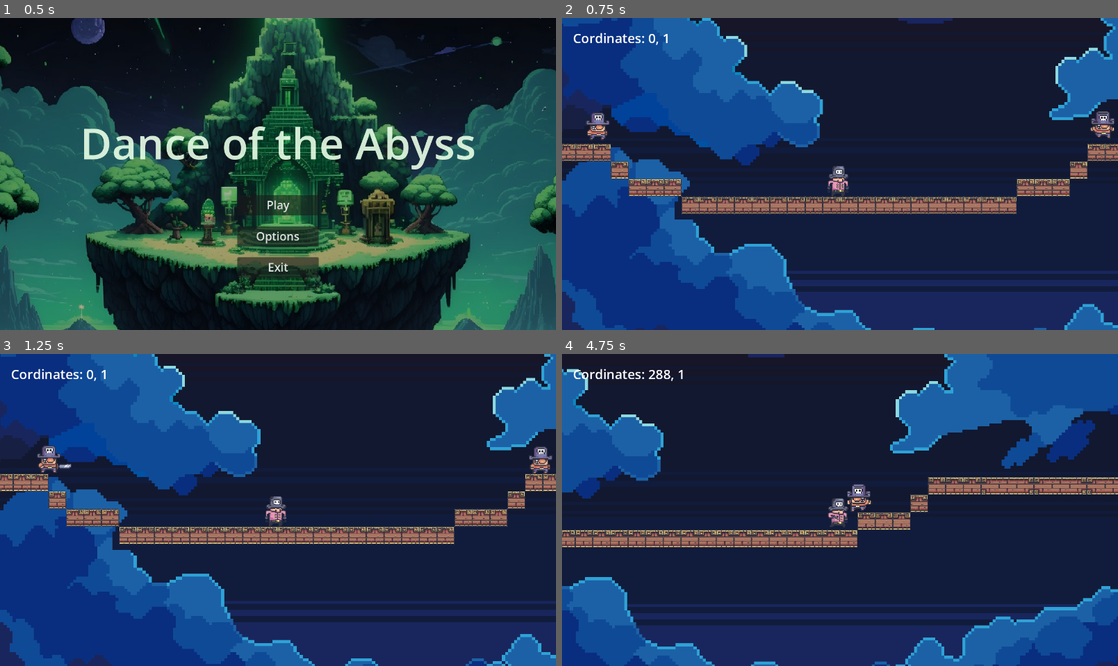
Above: before the commit, frames 1-4 (two rows, left to right).
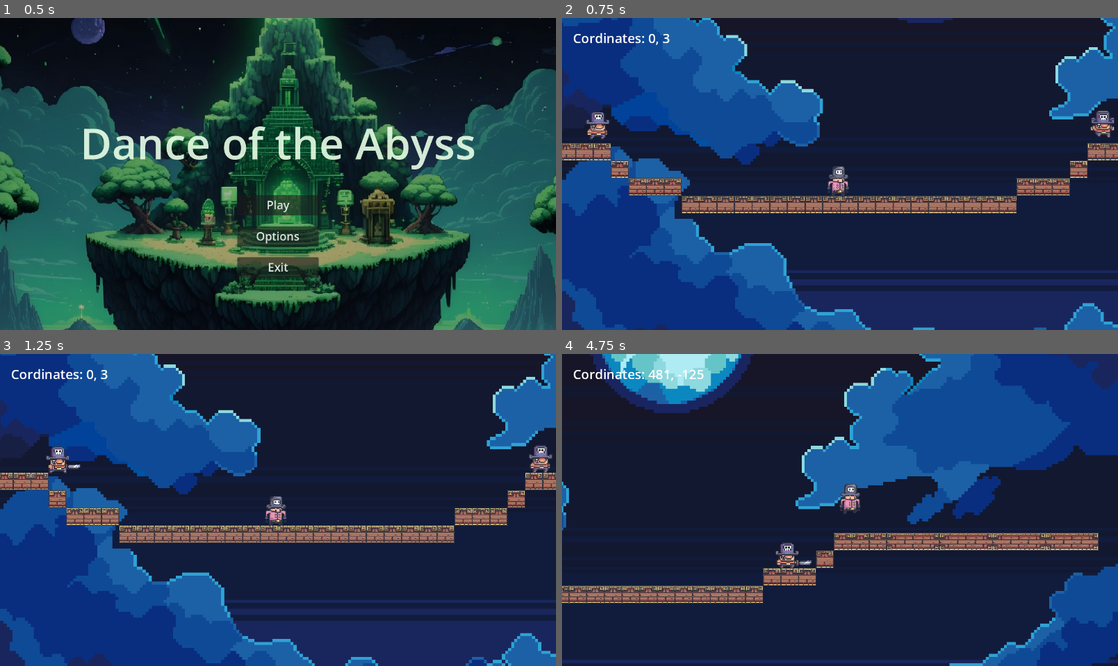
Above: after the commit, the same moments.

Repository: Mykhail024/DanceOfTheAbyss
Game: Godot game, scene res://src/MainMenu/main_menu.tscn
The game is run twice, just before and just after one commit, with the same random seed, the same clock (stepped at 60 frames per second) and the same inputs.
Inputs (mouse positions are in pixels of both pictures, inside the frame that each line leads up to):
- Up to frame 1 (0.5 s): no input
- Up to frame 2 (0.75 s): click "Play" at 0.5 s
- Up to frame 3 (1.25 s): no input
- Up to frame 4 (4.75 s): tap Enter (ui_accept) at 1.25, 1.52, 2.27, 3.77, 4.52 s; move the mouse to (962, 494) at 1.27 s; hold Right (ui_right) 1.28-2.78 s; move the mouse to (728, 525) at 2.02 s; move the mouse to (895, 441) at 2.77 s; hold Left (ui_left) 2.78-3.53 s; move the mouse to (812, 572) at 3.52 s; hold Right (ui_right) from 3.53 s (still down); move the mouse to (1006, 556) at 4.27 s

Frame 1 is identical in both runs. In frame 2, 5.2% of the frame differs, in the area x 0-100%, y 0-100%; in frame 3, 6.7%; in frame 4, 49%.

Commit message:
Added start logo and fixed animation

Diff:
--- a/project.godot
+++ b/project.godot
@@ -13,7 +13,10 @@
 config/name="Dance of the Abyss"
 run/main_scene="res://src/MainMenu/main_menu.tscn"
 config/features=PackedStringArray("4.2", "GL Compatibility")
+boot_splash/image="res://Logo.png"
+boot_splash/fullsize=false
 config/icon="res://icon.svg"
+boot_splash/minimum_display_time=1500
 
 [display]
 
@@ -32,6 +35,17 @@
 
 locale/locale_filter_mode=0
 
+[layer_names]
+
+2d_physics/layer_1="World"
+2d_physics/layer_2="Player"
+2d_physics/layer_3="Enemies"
+2d_physics/layer_4="Items"
+
+[physics]
+
+2d/run_on_separate_thread=true
+
 [rendering]
 
 textures/canvas_textures/default_texture_filter=0
--- a/src/Enemies/captain_clown.gd
+++ b/src/Enemies/captain_clown.gd
@@ -1,12 +1,16 @@
 extends CharacterBody2D
+class_name CaptainClown
 
 const SPEED = 100.0
-const JUMP_VELOCITY = -280.0
+const JUMP_VELOCITY = -250.0
 
 var gravity = ProjectSettings.get_setting("physics/2d/default_gravity")
 
-var chase : bool = false
+var player_detected : bool = false
+var player_in_attack_area : bool = false
 var player : CharacterBody2D
+
+var attacks = ["Attack_1", "Attack_2", "Attack_3"]
 
 @onready var animSprite : AnimatedSprite2D = $AnimatedSprite2D
 @onready var animPlayer : AnimationPlayer = $AnimationPlayer
@@ -15,6 +19,7 @@
 	set_floor_block_on_wall_enabled(false)
 	set_slide_on_ceiling_enabled(false)
 	player = get_node("../../PlayerNode/Player")
+
 
 func get_player_direction():
 	return (player.position - self.position).normalized()
@@ -29,15 +34,17 @@
 	if not is_on_floor():
 		velocity.y += gravity * delta
 
-	if chase:
+	if player_in_attack_area:
+		velocity.x = 0
+		if(!animPlayer.is_playing() || animPlayer.current_animation == "Idle"):
+			animPlayer.play(attacks.pick_random())
+	elif player_detected:
 		if velocity.y > 0:
 			animPlayer.play("Fall_sword")
-
 		var direction = get_player_direction()
 
 		flip_to_player_direction(direction)
-		if (!animPlayer.is_playing()):
-			animPlayer.play("Run_sword")
+		animPlayer.play("Run_sword")
 
 		if(is_on_wall() and is_on_floor()):
 			velocity.y = JUMP_VELOCITY
@@ -45,30 +52,29 @@
 		velocity.x = direction.x * SPEED
 	else:
 		velocity.x = 0
-		if(!animPlayer.is_playing()):
-			animPlayer.play("Idle")
 		if velocity.y > 0:
 			animPlayer.play("Fall")
+		else:
+			if(!animPlayer.is_playing()):
+				animPlayer.play("Idle")
 	move_and_slide()
 
 func _on_player_detection_body_entered(body):
 	if (body.name == "Player"):
-		flip_to_player_direction(get_player_direction())
 		animPlayer.play("Sword_unsheathing")
 		await animPlayer.animation_finished
-		chase = true
+		player_detected = true
 
 func _on_player_detection_body_exited(body):
 	if (body.name == "Player"):
-		chase = false
+		player_detected = false
 		animPlayer.play("Sword_sheathing")
 
 func _on_attack_detection_body_entered(body):
 	if (body.name == "Player"):
-		chase = false
-		animPlayer.play("Attack")
+		player_in_attack_area = true
+		animPlayer.stop()
 
 func _on_attack_detection_body_exited(body):
 	if (body.name == "Player"):
-		chase = true
-		animPlayer.play("Run_sword")
+		player_in_attack_area = false
--- a/src/Enemies/captain_clown.tscn
+++ b/src/Enemies/captain_clown.tscn
@@ -50,56 +50,188 @@
 [ext_resource type="AudioStream" uid="uid://dvy23ubpexwas" path="res://sounds/captain_clown/sword_attack.mp3" id="48_btams"]
 
 [sub_resource type="Animation" id="Animation_kstro"]
-resource_name = "Attack"
-length = 0.5
-loop_mode = 1
-tracks/0/type = "value"
-tracks/0/imported = false
-tracks/0/enabled = true
-tracks/0/path = NodePath("AnimatedSprite2D:animation")
-tracks/0/interp = 1
-tracks/0/loop_wrap = true
-tracks/0/keys = {
-"times": PackedFloat32Array(0),
-"transitions": PackedFloat32Array(1),
-"update": 1,
-"values": [&"Attack_3"]
-}
-tracks/1/type = "value"
-tracks/1/imported = false
-tracks/1/enabled = true
-tracks/1/path = NodePath("AnimatedSprite2D:frame")
-tracks/1/interp = 1
-tracks/1/loop_wrap = true
-tracks/1/keys = {
-"times": PackedFloat32Array(0, 0.1, 0.2),
-"transitions": PackedFloat32Array(1, 1, 1),
-"update": 1,
-"values": [0, 1, 2]
+resource_name = "Attack_1"
+length = 0.4
+tracks/0/type = "value"
+tracks/0/imported = false
+tracks/0/enabled = true
+tracks/0/path = NodePath("AnimatedSprite2D:animation")
+tracks/0/interp = 1
+tracks/0/loop_wrap = true
+tracks/0/keys = {
+"times": PackedFloat32Array(0),
+"transitions": PackedFloat32Array(1),
+"update": 1,
+"values": [&"Attack_1"]
+}
+tracks/1/type = "value"
+tracks/1/imported = false
+tracks/1/enabled = true
+tracks/1/path = NodePath("Sounds/Effects:stream")
+tracks/1/interp = 1
+tracks/1/loop_wrap = true
+tracks/1/keys = {
+"times": PackedFloat32Array(0),
+"transitions": PackedFloat32Array(1),
+"update": 1,
+"values": [ExtResource("48_btams")]
 }
 tracks/2/type = "value"
 tracks/2/imported = false
 tracks/2/enabled = true
-tracks/2/path = NodePath("AudioStreamPlayer2D:stream")
+tracks/2/path = NodePath("Sounds/Effects:playing")
 tracks/2/interp = 1
 tracks/2/loop_wrap = true
 tracks/2/keys = {
 "times": PackedFloat32Array(0),
 "transitions": PackedFloat32Array(1),
 "update": 1,
-"values": [ExtResource("48_btams")]
+"values": [true]
 }
 tracks/3/type = "value"
 tracks/3/imported = false
 tracks/3/enabled = true
-tracks/3/path = NodePath("AudioStreamPlayer2D:playing")
+tracks/3/path = NodePath("AnimatedSprite2D:frame")
 tracks/3/interp = 1
 tracks/3/loop_wrap = true
 tracks/3/keys = {
+"times": PackedFloat32Array(0, 0.1, 0.2),
+"transitions": PackedFloat32Array(1, 1, 1),
+"update": 1,
+"values": [0, 1, 2]
+}
+
+[sub_resource type="Animation" id="Animation_xdrkh"]
+resource_name = "Attack_2"
+length = 0.4
+tracks/0/type = "value"
+tracks/0/imported = false
+tracks/0/enabled = true
+tracks/0/path = NodePath("AnimatedSprite2D:animation")
+tracks/0/interp = 1
+tracks/0/loop_wrap = true
+tracks/0/keys = {
+"times": PackedFloat32Array(0),
+"transitions": PackedFloat32Array(1),
+"update": 1,
+"values": [&"Attack_2"]
+}
+tracks/1/type = "value"
+tracks/1/imported = false
+tracks/1/enabled = true
+tracks/1/path = NodePath("Sounds/Effects:stream")
+tracks/1/interp = 1
+tracks/1/loop_wrap = true
+tracks/1/keys = {
+"times": PackedFloat32Array(0),
+"transitions": PackedFloat32Array(1),
+"update": 1,
+"values": [ExtResource("48_btams")]
+}
+tracks/2/type = "value"
+tracks/2/imported = false
+tracks/2/enabled = true
+tracks/2/path = NodePath("Sounds/Effects:playing")
+tracks/2/interp = 1
+tracks/2/loop_wrap = true
+tracks/2/keys = {
 "times": PackedFloat32Array(0),
 "transitions": PackedFloat32Array(1),
 "update": 1,
 "values": [true]
+}
+tracks/3/type = "value"
+tracks/3/imported = false
+tracks/3/enabled = true
+tracks/3/path = NodePath("AnimatedSprite2D:frame")
+tracks/3/interp = 1
+tracks/3/loop_wrap = true
+tracks/3/keys = {
+"times": PackedFloat32Array(0, 0.1, 0.2),
+"transitions": PackedFloat32Array(1, 1, 1),
+"update": 1,
+"values": [0, 1, 2]
+}
+
+[sub_resource type="Animation" id="Animation_n5aic"]
+resource_name = "Attack_3"
+length = 0.4
+tracks/0/type = "value"
+tracks/0/imported = false
+tracks/0/enabled = true
+tracks/0/path = NodePath("AnimatedSprite2D:animation")
+tracks/0/interp = 1
+tracks/0/loop_wrap = true
+tracks/0/keys = {
+"times": PackedFloat32Array(0),
+"transitions": PackedFloat32Array(1),
+"update": 1,
+"values": [&"Attack_3"]
+}
+tracks/1/type = "value"
+tracks/1/imported = false
+tracks/1/enabled = true
+tracks/1/path = NodePath("AnimatedSprite2D:frame")
+tracks/1/interp = 1
+tracks/1/loop_wrap = true
+tracks/1/keys = {
+"times": PackedFloat32Array(0, 0.1, 0.2),
+"transitions": PackedFloat32Array(1, 1, 1),
+"update": 1,
+"values": [0, 1, 2]
+}
+tracks/2/type = "value"
+tracks/2/imported = false
+tracks/2/enabled = true
+tracks/2/path = NodePath("Sounds/Effects:stream")
+tracks/2/interp = 1
+tracks/2/loop_wrap = true
+tracks/2/keys = {
+"times": PackedFloat32Array(0),
+"transitions": PackedFloat32Array(1),
+"update": 1,
+"values": [ExtResource("48_btams")]
+}
+tracks/3/type = "value"
+tracks/3/imported = false
+tracks/3/enabled = true
+tracks/3/path = NodePath("Sounds/Effects:playing")
+tracks/3/interp = 1
+tracks/3/loop_wrap = true
+tracks/3/keys = {
+"times": PackedFloat32Array(0),
+"transitions": PackedFloat32Array(1),
+"update": 1,
+"values": [true]
+}
+
+[sub_resource type="Animation" id="Animation_6m4dw"]
+resource_name = "Fall"
+length = 0.2
+step = 0.2
+tracks/0/type = "value"
+tracks/0/imported = false
+tracks/0/enabled = true
+tracks/0/path = NodePath("AnimatedSprite2D:animation")
+tracks/0/interp = 1
+tracks/0/loop_wrap = true
+tracks/0/keys = {
+"times": PackedFloat32Array(0.120339),
+"transitions": PackedFloat32Array(1),
+"update": 1,
+"values": [&"Fall"]
+}
+tracks/1/type = "value"
+tracks/1/imported = false
+tracks/1/enabled = true
+tracks/1/path = NodePath("AnimatedSprite2D:frame")
+tracks/1/interp = 1
+tracks/1/loop_wrap = true
+tracks/1/keys = {
+"times": PackedFloat32Array(0.120339),
+"transitions": PackedFloat32Array(1),
+"update": 1,
+"values": [0]
 }
 
 [sub_resource type="Animation" id="Animation_y5s3c"]
@@ -189,92 +321,12 @@
 "values": [0, 1, 2]
 }
 
-[sub_resource type="Animation" id="Animation_g6xl8"]
-resource_name = "Player_detected"
-length = 0.3895
-tracks/0/type = "value"
-tracks/0/imported = false
-tracks/0/enabled = true
-tracks/0/path = NodePath("AudioStreamPlayer2D:stream")
-tracks/0/interp = 1
-tracks/0/loop_wrap = true
-tracks/0/keys = {
-"times": PackedFloat32Array(0),
-"transitions": PackedFloat32Array(1),
-"update": 1,
-"values": [ExtResource("44_1a14u")]
-}
-tracks/1/type = "value"
-tracks/1/imported = false
-tracks/1/enabled = true
-tracks/1/path = NodePath("AudioStreamPlayer2D:playing")
-tracks/1/interp = 1
-tracks/1/loop_wrap = true
-tracks/1/keys = {
-"times": PackedFloat32Array(0),
-"transitions": PackedFloat32Array(1),
-"update": 1,
-"values": [true]
-}
-tracks/2/type = "value"
-tracks/2/imported = false
-tracks/2/enabled = true
-tracks/2/path = NodePath("AudioStreamPlayer2D:pitch_scale")
-tracks/2/interp = 1
-tracks/2/loop_wrap = true
-tracks/2/keys = {
-"times": PackedFloat32Array(-0.000879824),
-"transitions": PackedFloat32Array(1),
-"update": 0,
-"values": [0.8]
-}
-
-[sub_resource type="Animation" id="Animation_7kqvo"]
-resource_name = "Player_fled"
-length = 0.467
-tracks/0/type = "value"
-tracks/0/imported = false
-tracks/0/enabled = true
-tracks/0/path = NodePath("AudioStreamPlayer2D:stream")
-tracks/0/interp = 1
-tracks/0/loop_wrap = true
-tracks/0/keys = {
-"times": PackedFloat32Array(0),
-"transitions": PackedFloat32Array(1),
-"update": 1,
-"values": [ExtResource("45_wmjt2")]
-}
-tracks/1/type = "value"
-tracks/1/imported = false
-tracks/1/enabled = true
-tracks/1/path = NodePath("AudioStreamPlayer2D:playing")
-tracks/1/interp = 1
-tracks/1/loop_wrap = true
-tracks/1/keys = {
-"times": PackedFloat32Array(0),
-"transitions": PackedFloat32Array(1),
-"update": 1,
-"values": [true]
-}
-tracks/2/type = "value"
-tracks/2/imported = false
-tracks/2/enabled = true
-tracks/2/path = NodePath("AudioStreamPlayer2D:pitch_scale")
-tracks/2/interp = 1
-tracks/2/loop_wrap = true
-tracks/2/keys = {
-"times": PackedFloat32Array(-0.000879824),
-"transitions": PackedFloat32Array(1),
-"update": 0,
-"values": [0.8]
-}
-
 [sub_resource type="Animation" id="Animation_yogsk"]
 length = 0.001
 tracks/0/type = "value"
 tracks/0/imported = false
 tracks/0/enabled = true
-tracks/0/path = NodePath("AudioStreamPlayer2D:pitch_scale")
+tracks/0/path = NodePath("Sounds/Effects:pitch_scale")
 tracks/0/interp = 1
 tracks/0/loop_wrap = true
 tracks/0/keys = {
@@ -286,7 +338,7 @@
 tracks/1/type = "value"
 tracks/1/imported = false
 tracks/1/enabled = true
-tracks/1/path = NodePath("AudioStreamPlayer2D:stream")
+tracks/1/path = NodePath("Sounds/Effects:stream")
 tracks/1/interp = 1
 tracks/1/loop_wrap = true
 tracks/1/keys = {
@@ -323,7 +375,6 @@
 [sub_resource type="Animation" id="Animation_cvcy4"]
 resource_name = "Run_sword"
 length = 1.188
-loop_mode = 1
 step = 0.2
 tracks/0/type = "value"
 tracks/0/imported = false
@@ -369,7 +420,7 @@
 tracks/1/type = "value"
 tracks/1/imported = false
 tracks/1/enabled = true
-tracks/1/path = NodePath("AudioStreamPlayer2D:stream")
+tracks/1/path = NodePath("Sounds/Effects:stream")
 tracks/1/interp = 1
 tracks/1/loop_wrap = true
 tracks/1/keys = {
@@ -381,11 +432,11 @@
 tracks/2/type = "value"
 tracks/2/imported = false
 tracks/2/enabled = true
-tracks/2/path = NodePath("AudioStreamPlayer2D:playing")
+tracks/2/path = NodePath("Sounds/Effects:playing")
 tracks/2/interp = 1
 tracks/2/loop_wrap = true
 tracks/2/keys = {
-"times": PackedFloat32Array(0.1),
+"times": PackedFloat32Array(0.247988),
 "transitions": PackedFloat32Array(1),
 "update": 1,
 "values": [true]
@@ -405,7 +456,7 @@
 tracks/4/type = "value"
 tracks/4/imported = false
 tracks/4/enabled = true
-tracks/4/path = NodePath("AudioStreamPlayer2D:pitch_scale")
+tracks/4/path = NodePath("Sounds/Effects:pitch_scale")
 tracks/4/interp = 1
 tracks/4/loop_wrap = true
 tracks/4/keys = {
@@ -414,10 +465,46 @@
 "update": 0,
 "values": [0.65]
 }
+tracks/5/type = "value"
+tracks/5/imported = false
+tracks/5/enabled = true
+tracks/5/path = NodePath("Sounds/Voice:stream")
+tracks/5/interp = 1
+tracks/5/loop_wrap = true
+tracks/5/keys = {
+"times": PackedFloat32Array(-0.00217629),
+"transitions": PackedFloat32Array(1),
+"update": 1,
+"values": [ExtResource("45_wmjt2")]
+}
+tracks/6/type = "value"
+tracks/6/imported = false
+tracks/6/enabled = true
+tracks/6/path = NodePath("Sounds/Voice:playing")
+tracks/6/interp = 1
+tracks/6/loop_wrap = true
+tracks/6/keys = {
+"times": PackedFloat32Array(0),
+"transitions": PackedFloat32Array(1),
+"update": 1,
+"values": [true]
+}
+tracks/7/type = "value"
+tracks/7/imported = false
+tracks/7/enabled = true
+tracks/7/path = NodePath("Sounds/Voice:pitch_scale")
+tracks/7/interp = 1
+tracks/7/loop_wrap = true
+tracks/7/keys = {
+"times": PackedFloat32Array(0),
+"transitions": PackedFloat32Array(1),
+"update": 0,
+"values": [0.8]
+}
 
 [sub_resource type="Animation" id="Animation_5jn3l"]
 resource_name = "Sword_unsheathing"
-length = 0.7
+length = 0.6
 step = 0.2
 tracks/0/type = "value"
 tracks/0/imported = false
@@ -434,7 +521,7 @@
 tracks/1/type = "value"
 tracks/1/imported = false
 tracks/1/enabled = true
-tracks/1/path = NodePath("AudioStreamPlayer2D:stream")
+tracks/1/path = NodePath("Sounds/Effects:stream")
 tracks/1/interp = 1
 tracks/1/loop_wrap = true
 tracks/1/keys = {
@@ -446,11 +533,11 @@
 tracks/2/type = "value"
 tracks/2/imported = false
 tracks/2/enabled = true
-tracks/2/path = NodePath("AudioStreamPlayer2D:playing")
+tracks/2/path = NodePath("Sounds/Effects:playing")
 tracks/2/interp = 1
 tracks/2/loop_wrap = true
 tracks/2/keys = {
-"times": PackedFloat32Array(0.25),
+"times": PackedFloat32Array(0.365343),
 "transitions": PackedFloat32Array(1),
 "update": 1,
 "values": [true]
@@ -470,7 +557,7 @@
 tracks/4/type = "value"
 tracks/4/imported = false
 tracks/4/enabled = true
-tracks/4/path = NodePath("AudioStreamPlayer2D:pitch_scale")
+tracks/4/path = NodePath("Sounds/Effects:pitch_scale")
 tracks/4/interp = 1
 tracks/4/loop_wrap = true
 tracks/4/keys = {
@@ -479,45 +566,52 @@
 "update": 0,
 "values": [0.65]
 }
-
-[sub_resource type="Animation" id="Animation_6m4dw"]
-resource_name = "Fall"
-length = 0.2
-step = 0.2
-tracks/0/type = "value"
-tracks/0/imported = false
-tracks/0/enabled = true
-tracks/0/path = NodePath("AnimatedSprite2D:animation")
-tracks/0/interp = 1
-tracks/0/loop_wrap = true
-tracks/0/keys = {
-"times": PackedFloat32Array(0.120339),
-"transitions": PackedFloat32Array(1),
-"update": 1,
-"values": [&"Fall"]
-}
-tracks/1/type = "value"
-tracks/1/imported = false
-tracks/1/enabled = true
-tracks/1/path = NodePath("AnimatedSprite2D:frame")
-tracks/1/interp = 1
-tracks/1/loop_wrap = true
-tracks/1/keys = {
-"times": PackedFloat32Array(0.120339),
-"transitions": PackedFloat32Array(1),
-"update": 1,
-"values": [0]
+tracks/5/type = "value"
+tracks/5/imported = false
+tracks/5/enabled = true
+tracks/5/path = NodePath("Sounds/Voice:stream")
+tracks/5/interp = 1
+tracks/5/loop_wrap = true
+tracks/5/keys = {
+"times": PackedFloat32Array(-0.00217629),
+"transitions": PackedFloat32Array(1),
+"update": 1,
+"values": [ExtResource("44_1a14u")]
+}
+tracks/6/type = "value"
+tracks/6/imported = false
+tracks/6/enabled = true
+tracks/6/path = NodePath("Sounds/Voice:playing")
+tracks/6/interp = 1
+tracks/6/loop_wrap = true
+tracks/6/keys = {
+"times": PackedFloat32Array(-1.86265e-09),
+"transitions": PackedFloat32Array(1),
+"update": 1,
+"values": [true]
+}
+tracks/7/type = "value"
+tracks/7/imported = false
+tracks/7/enabled = true
+tracks/7/path = NodePath("Sounds/Voice:pitch_scale")
+tracks/7/interp = 1
+tracks/7/loop_wrap = true
+tracks/7/keys = {
+"times": PackedFloat32Array(0),
+"transitions": PackedFloat32Array(1),
+"update": 0,
+"values": [0.8]
 }
 
 [sub_resource type="AnimationLibrary" id="AnimationLibrary_h8d10"]
 _data = {
-"Attack": SubResource("Animation_kstro"),
+"Attack_1": SubResource("Animation_kstro"),
+"Attack_2": SubResource("Animation_xdrkh"),
+"Attack_3": SubResource("Animation_n5aic"),
 "Fall": SubResource("Animation_6m4dw"),
 "Fall_sword": SubResource("Animation_y5s3c"),
 "Idle": SubResource("Animation_x3xie"),
 "Jump_sword": SubResource("Animation_8ee4a"),
-"Player_detected": SubResource("Animation_g6xl8"),
-"Player_fled": SubResource("Animation_7kqvo"),
 "RESET": SubResource("Animation_yogsk"),
 "Run_sword": SubResource("Animation_cvcy4"),
 "Sword_sheathing": SubResource("Animation_u22ao"),
@@ -536,7 +630,7 @@
 "duration": 1.0,
 "texture": ExtResource("4_ydqu5")
 }],
-"loop": true,
+"loop": false,
 "name": &"Attack_1",
 "speed": 6.0
 }, {
@@ -550,7 +644,7 @@
 "duration": 1.0,
 "texture": ExtResource("7_6oflf")
 }],
-"loop": true,
+"loop": false,
 "name": &"Attack_2",
 "speed": 6.0
 }, {
@@ -564,7 +658,7 @@
 "duration": 1.0,
 "texture": ExtResource("10_ffahj")
 }],
-"loop": true,
+"loop": false,
 "name": &"Attack_3",
 "speed": 6.0
 }, {
@@ -572,7 +666,7 @@
 "duration": 1.0,
 "texture": ExtResource("11_g47hf")
 }],
-"loop": true,
+"loop": false,
 "name": &"Fall",
 "speed": 5.0
 }, {
@@ -580,7 +674,7 @@
 "duration": 1.0,
 "texture": ExtResource("12_057sx")
 }],
-"loop": true,
+"loop": false,
 "name": &"Fall_sword",
 "speed": 5.0
 }, {
@@ -600,7 +694,7 @@
 "duration": 1.0,
 "texture": ExtResource("17_v3n68")
 }],
-"loop": true,
+"loop": false,
 "name": &"Idle",
 "speed": 3.0
 }, {
@@ -620,7 +714,7 @@
 "duration": 1.0,
 "texture": ExtResource("22_jw42h")
 }],
-"loop": true,
+"loop": false,
 "name": &"Idle_sword",
 "speed": 5.0
 }, {
@@ -671,7 +765,7 @@
 "duration": 1.0,
 "texture": ExtResource("34_6slcw")
 }],
-"loop": true,
+"loop": false,
 "name": &"Run",
 "speed": 5.0
 }, {
@@ -694,7 +788,7 @@
 "duration": 1.0,
 "texture": ExtResource("40_vehaj")
 }],
-"loop": true,
+"loop": false,
 "name": &"Run_sword",
 "speed": 5.0
 }, {
@@ -713,16 +807,17 @@
 "speed": 6.0
 }]
 
-[sub_resource type="RectangleShape2D" id="RectangleShape2D_7hr72"]
-size = Vector2(21, 27.6667)
+[sub_resource type="CapsuleShape2D" id="CapsuleShape2D_pii3i"]
+radius = 7.72222
+height = 27.7778
 
 [sub_resource type="CircleShape2D" id="CircleShape2D_3fub3"]
 radius = 235.001
 
 [sub_resource type="RectangleShape2D" id="RectangleShape2D_nnd74"]
-size = Vector2(25.5556, 16.6667)
-
-[node name="CaptainClown" type="CharacterBody2D"]
+size = Vector2(32.2222, 16.6667)
+
+[node name="CaptainClown" type="CharacterBody2D" groups=["enemies"]]
 process_mode = 1
 scale = Vector2(1.8, 1.8)
 script = ExtResource("1_hkgxw")
@@ -739,8 +834,8 @@
 
 [node name="CollisionShape2D" type="CollisionShape2D" parent="."]
 visible = false
-position = Vector2(-0.5, -2.16667)
-shape = SubResource("RectangleShape2D_7hr72")
+position = Vector2(0, -2.22222)
+shape = SubResource("CapsuleShape2D_pii3i")
 
 [node name="PlayerDetection" type="Area2D" parent="."]
 visible = false
@@ -749,14 +844,23 @@
 shape = SubResource("CircleShape2D_3fub3")
 
 [node name="AttackDetection" type="Area2D" parent="."]
-visible = false
 
 [node name="CollisionShape2D" type="CollisionShape2D" parent="AttackDetection"]
-position = Vector2(-1.11111, -0.555556)
+position = Vector2(1.11111, 0)
 shape = SubResource("RectangleShape2D_nnd74")
 
-[node name="AudioStreamPlayer2D" type="AudioStreamPlayer2D" parent="."]
+[node name="Sounds" type="Node" parent="."]
 process_mode = 1
+
+[node name="Effects" type="AudioStreamPlayer2D" parent="Sounds"]
+scale = Vector2(1.8, 1.8)
+max_distance = 3000.0
+
+[node name="Voice" type="AudioStreamPlayer2D" parent="Sounds"]
+scale = Vector2(1.8, 1.8)
+stream = ExtResource("45_wmjt2")
+pitch_scale = 0.8
+max_distance = 3000.0
 
 [connection signal="body_entered" from="PlayerDetection" to="." method="_on_player_detection_body_entered"]
 [connection signal="body_exited" from="PlayerDetection" to="." method="_on_player_detection_body_exited"]
--- a/src/MainMenu/main_menu.tscn
+++ b/src/MainMenu/main_menu.tscn
@@ -3,8 +3,8 @@
 [ext_resource type="Script" path="res://src/MainMenu/main_menu.gd" id="1_g25y5"]
 [ext_resource type="Texture2D" uid="uid://cxdtt0h7xf1f4" path="res://sprites/main_menu/main_menu_background.jpg" id="2_jq6di"]
 
-[sub_resource type="SystemFont" id="SystemFont_axt1o"]
-subpixel_positioning = 0
+[sub_resource type="SystemFont" id="SystemFont_3obnk"]
+font_names = PackedStringArray("Noto Sans")
 
 [sub_resource type="Theme" id="Theme_e8i6d"]
 
@@ -59,7 +59,7 @@
 grow_horizontal = 2
 grow_vertical = 2
 theme_override_colors/font_color = Color(0.913725, 1, 0.905882, 0.898039)
-theme_override_fonts/font = SubResource("SystemFont_axt1o")
+theme_override_fonts/font = SubResource("SystemFont_3obnk")
 theme_override_font_sizes/font_size = 106
 text = "Dance of the Abyss"
 
--- a/src/Player/player.tscn
+++ b/src/Player/player.tscn
@@ -233,8 +233,9 @@
 "speed": 5.0
 }]
 
-[sub_resource type="RectangleShape2D" id="RectangleShape2D_5x1nu"]
-size = Vector2(18, 28)
+[sub_resource type="CapsuleShape2D" id="CapsuleShape2D_14ko4"]
+radius = 9.0
+height = 26.0
 
 [sub_resource type="Animation" id="Animation_w4loe"]
 resource_name = "Fall"
@@ -380,13 +381,13 @@
 [node name="AnimatedSprite2D" type="AnimatedSprite2D" parent="."]
 scale = Vector2(0.41, 0.41)
 sprite_frames = SubResource("SpriteFrames_u6ub3")
-animation = &"Fall"
+animation = &"Run"
 frame = 1
 speed_scale = 0.8
 
 [node name="CollisionShape2D" type="CollisionShape2D" parent="."]
 position = Vector2(-2, 1)
-shape = SubResource("RectangleShape2D_5x1nu")
+shape = SubResource("CapsuleShape2D_14ko4")
 
 [node name="Camera2D" type="Camera2D" parent="."]
 zoom = Vector2(1.355, 1.355)
Binary file added: Logo.png
